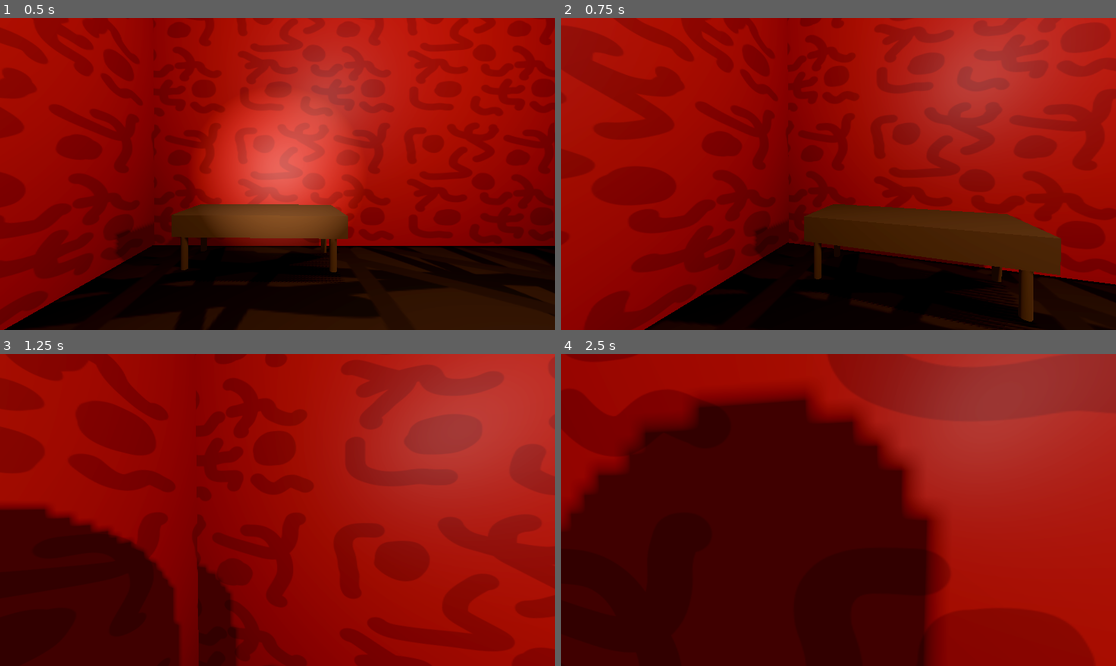
Above: before the commit, frames 1-4 (two rows, left to right).
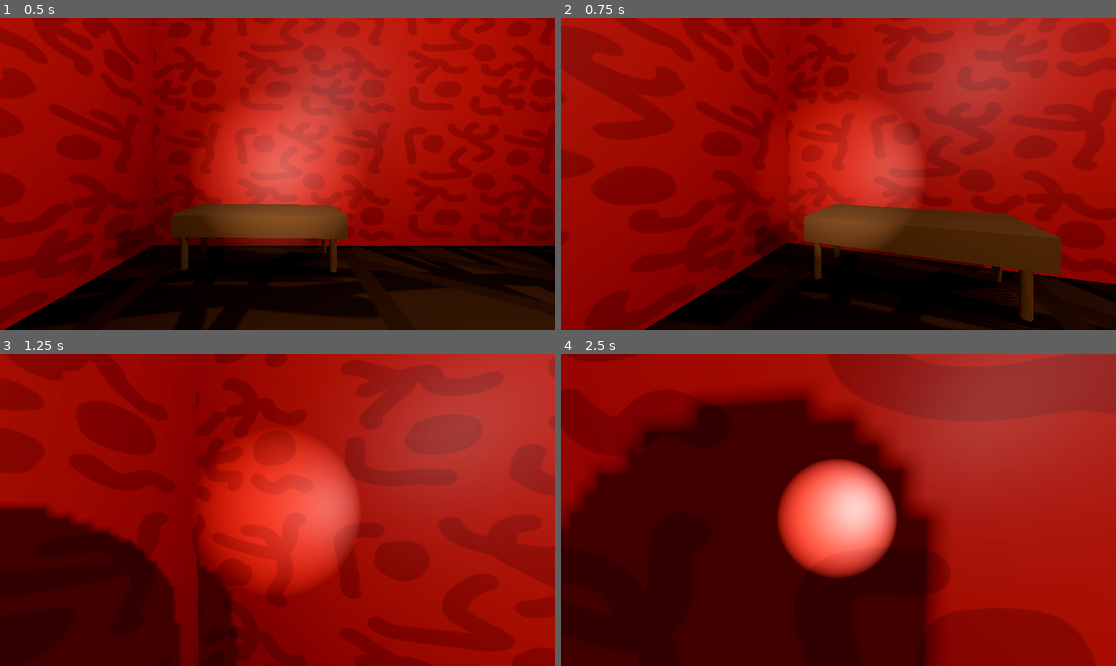
Above: after the commit, the same moments.

Repository: christiannoll/Basic3DGame
Game: Godot game, scene res://Scenes/level.tscn
Same seed, same stepped clock (60 frames per second), same inputs: the game is played once before the commit and once after it.
Inputs (mouse positions are in pixels of both pictures, inside the frame that each line leads up to):
- Up to frame 1 (0.5 s): no input
- Up to frame 2 (0.75 s): tap Enter at 0.5 s; move the mouse to (866, 174) at 0.52 s; hold W (forward) from 0.53 s (still down); tap F (flashlight) at 0.6 s
- Up to frame 3 (1.25 s): keep holding W (forward); tap Space (jump) at 0.77 s
- Up to frame 4 (2.5 s): keep holding W (forward); move the mouse to (810, 510) at 1.27 s; tap F (flashlight) at 1.35, 2.3 s; tap Space (jump) at 1.52, 2 s; move the mouse to (849, 503) at 2.02 s; tap Shift (sprint) at 2.1 s

Frame 1 is identical in both runs. In frame 2, 11% of the frame differs, in the area x 35-65%, y 24-76%; in frame 3, 12%, in the area x 35-65%, y 25-77%; in frame 4, 6.5%.

Commit message:
Added 'pickup_flashlight.gd' script

Diff:
--- a/Scenes/player.tscn
+++ b/Scenes/player.tscn
@@ -31,3 +31,6 @@
 
 [node name="Camera3D" type="Camera3D" parent="head" unique_id=1293798301]
 transform = Transform3D(1, 0, 0, 0, 1, 0, 0, 0, 1, 0, 0, -0.325)
+
+[node name="RayCast3D" type="RayCast3D" parent="head" unique_id=1451804484]
+transform = Transform3D(1.64, 0, 0, 0, -7.168668e-08, -1.64, 0, 1.64, -7.168668e-08, -0.375, 0, 0)
--- a/Scripts/flashlight.gd
+++ b/Scripts/flashlight.gd
@@ -1,6 +1,8 @@
 extends SpotLight3D
+
+var picked_up = false
 
 # Called every frame. 'delta' is the elapsed time since the previous frame.
 func _process(delta: float) -> void:
-	if Input.is_action_just_pressed("flashlight"):
+	if Input.is_action_just_pressed("flashlight") && picked_up == true:
 		visible = !visible
--- a/Scripts/pickup_flashlight.gd
+++ b/Scripts/pickup_flashlight.gd
@@ -1,11 +1,10 @@
 extends StaticBody3D
 
+var flashlight
 
-# Called when the node enters the scene tree for the first time.
 func _ready() -> void:
-	pass # Replace with function body.
+	flashlight = get_node("/root/" + get_tree().current_scene.name + "/Player/head/flashlight")
 
-
-# Called every frame. 'delta' is the elapsed time since the previous frame.
-func _process(delta: float) -> void:
-	pass
+func pickup():
+	flashlight.picked_up = true
+	queue_free()
